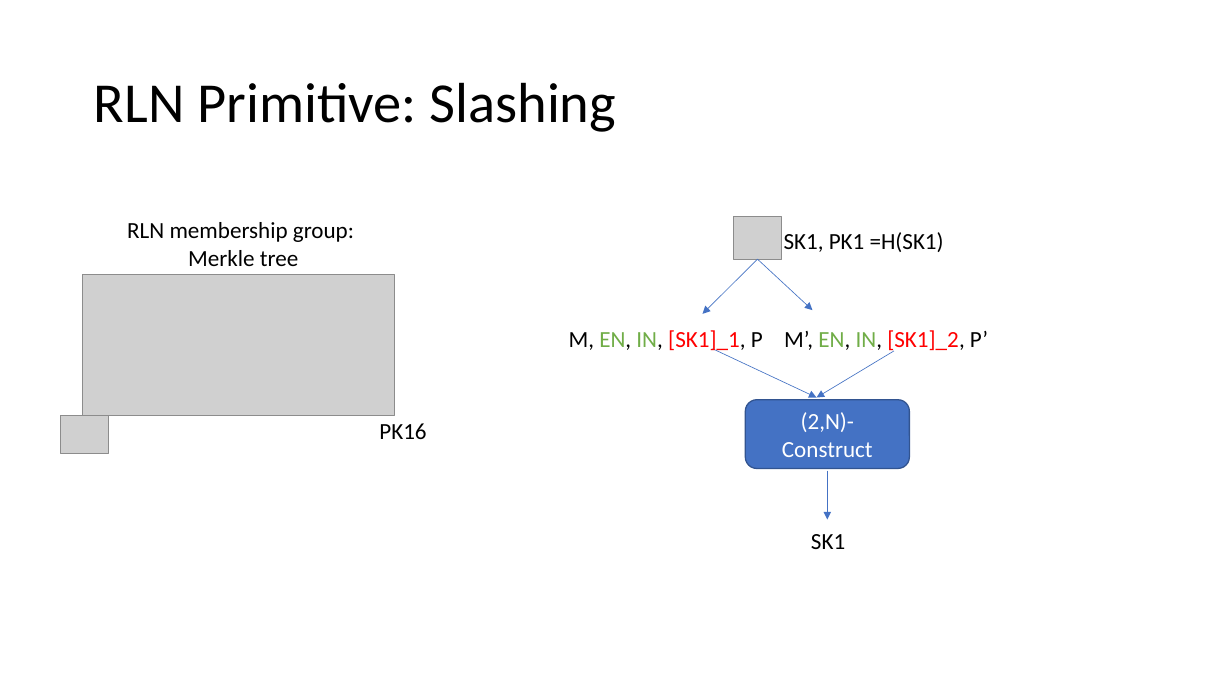
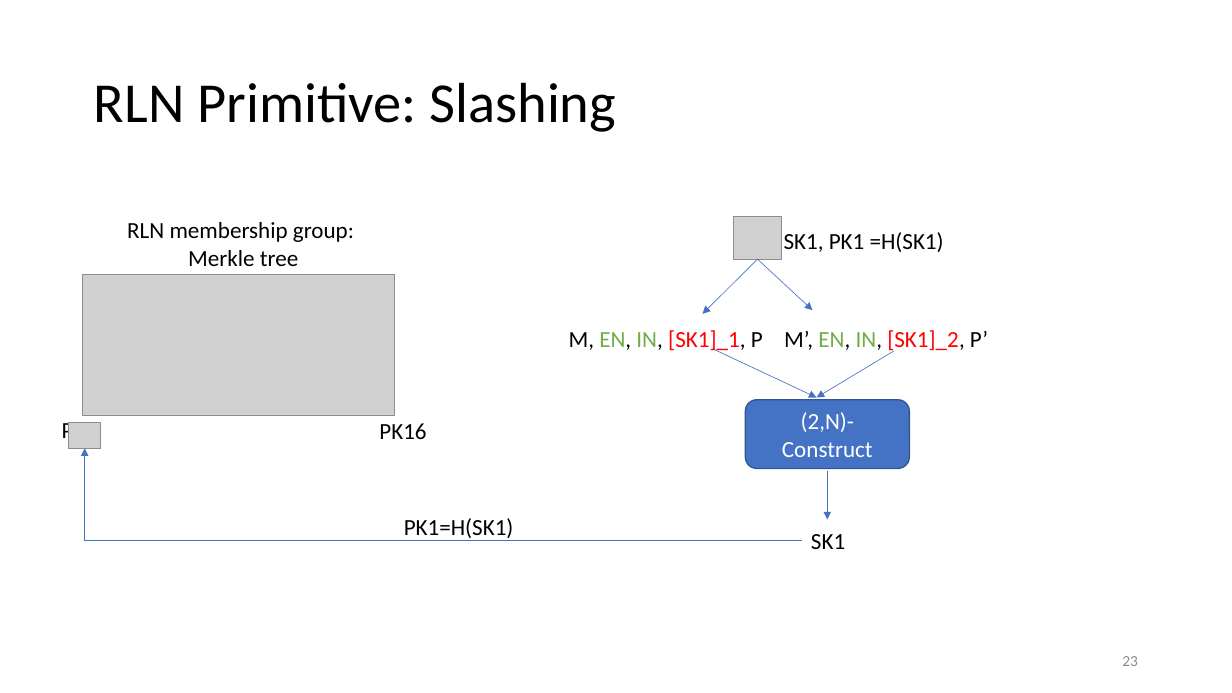
Before and after one commit to vacp2p/research, a slide deck: slide 23 of rln-research/presentations/11-2021-Tokenmics-Waku-rln-relay.pptx (slide 25 before the commit). Drawn at 1232x693 pixels with LibreOffice and Linux fonts; fonts in the diff are those of the drawing; grey boxes stand for pictures. Boxes give left, top, right and bottom in pixels: in the first picture for what was removed or moved away, otherwise in the second. Text is boxed around its words. In the diff, an @@ line names an element or a change of style, - is before the commit and + after.

```diff
--- a/rln-research/presentations/11-2021-Tokenmics-Waku-rln-relay.pptx
+++ b/rln-research/presentations/11-2021-Tokenmics-Waku-rln-relay.pptx
@@ text added at <box>62,419,98,445</box>, 18 pt, text #000000 @@
+PK1
@@ picture: place and size @@
-picture at <box>61,415,109,454</box>
+picture at <box>68,422,101,448</box>
@@ elbow arrow added from (802, 541) to (85, 448), #4472C4 0.5 pt @@
@@ text added at <box>404,518,514,541</box>, 18 pt, text #000000 @@
+PK1=H(SK1)
@@ page number added at <box>1122,656,1138,666</box>, 12 pt, text #8C8C8C @@
+23
```
Also in this commit, not shown: 44 other slides changed, 1 slide added, 4 slides removed.
